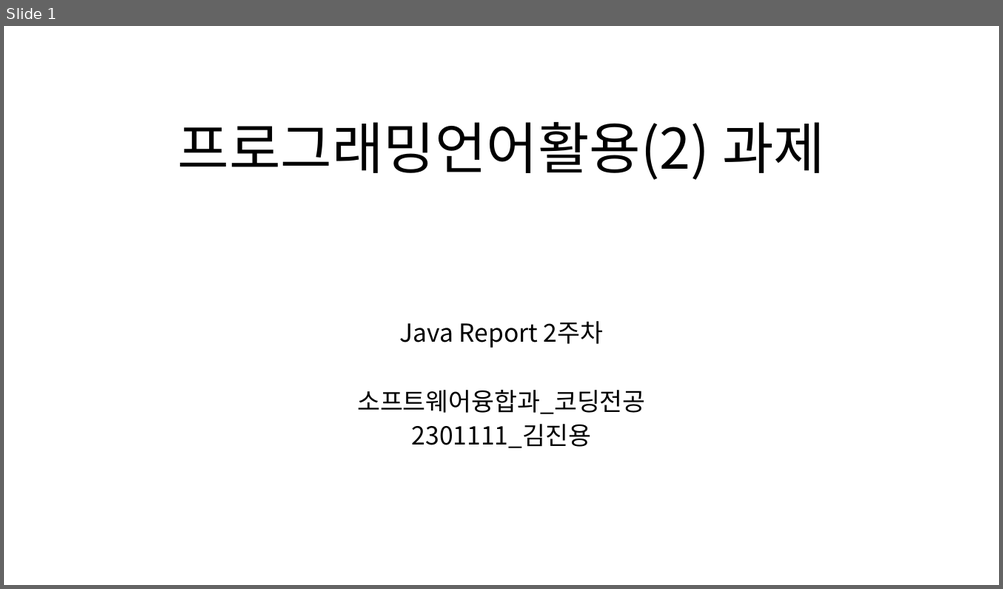
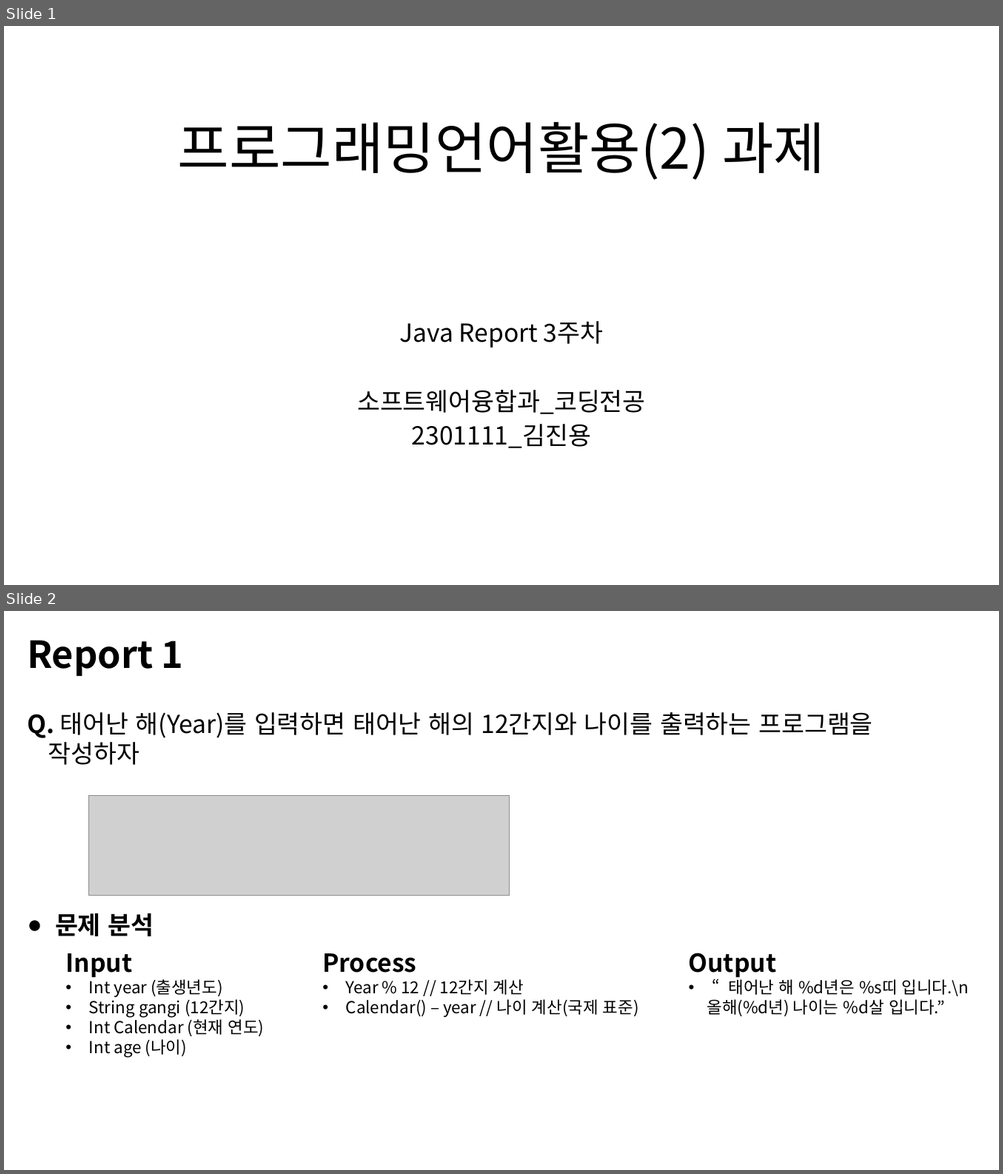
Before and after one commit to MDR-Evan/KBU-ProgrammingLanguageUtilization2, a slide deck: KBU Java 2/Report/R_Week3/3차-김진용-2301111.pptx. Shown one above the other, each under a label of ours: slide 1 before the commit, slides 1 and 2 after it. The pictures are 1003x589 and 1003x1174 pixels, drawn with LibreOffice and Linux fonts; fonts in the diff are those of the drawing; grey boxes stand for pictures. Boxes give left, top, right and bottom in pixels: in the first picture for what was removed or moved away, otherwise in the second. Text is boxed around its words. In the diff, an @@ line names an element or a change of style, - is before the commit and + after.

```diff
--- a/KBU Java 2/Report/R_Week3/3차-김진용-2301111.pptx
+++ b/KBU Java 2/Report/R_Week3/3차-김진용-2301111.pptx
@@ slide 2 added at (x1=4, y1=611, x2=999, y2=1170), background #FFFFFF @@
@@ text added at (x1=27, y1=640, x2=184, y2=676), 36 pt, text #000000, bold @@
+Report 1
@@ text added at (x1=27, y1=712, x2=873, y2=765), 24 pt, text #000000 @@
+Q. 태어난 해(Year)를 입력하면 태어난 해의 12간지와 나이를 출력하는 프로그램을
+작성하자
@@ picture added at (x1=89, y1=796, x2=510, y2=896) @@
@@ text added at (x1=55, y1=914, x2=153, y2=937), 24 pt, text #000000, bold @@
+● 문제 분석
@@ text added at (x1=65, y1=954, x2=264, y2=1057), 16 pt, text #000000 @@
+Input
+• Int year (출생년도)
+• String gangi (12간지)
+• Int Calendar (현재 연도)
+• Int age (나이)
@@ text added at (x1=322, y1=954, x2=639, y2=1018), 16 pt, text #000000 @@
+Process
+• Year % 12 // 12간지 계산
+• Calendar() – year // 나이 계산(국제 표준)
@@ text added at (x1=688, y1=953, x2=968, y2=1017), 16 pt, text #000000 @@
+Output
+• “태어난 해 %d년은 %s띠 입니다.\n
+올해(%d년) 나이는 %d살 입니다.”
@@ slide 1 changed as well @@
@@ subtitle at (x1=400, y1=321, x2=603, y2=348): text changed @@
-Java Report 2주차
+Java Report 3주차
```
Also in this commit, not shown: 3 other slides changed, 3 other slides added, 5 slides removed, 6 other files.
